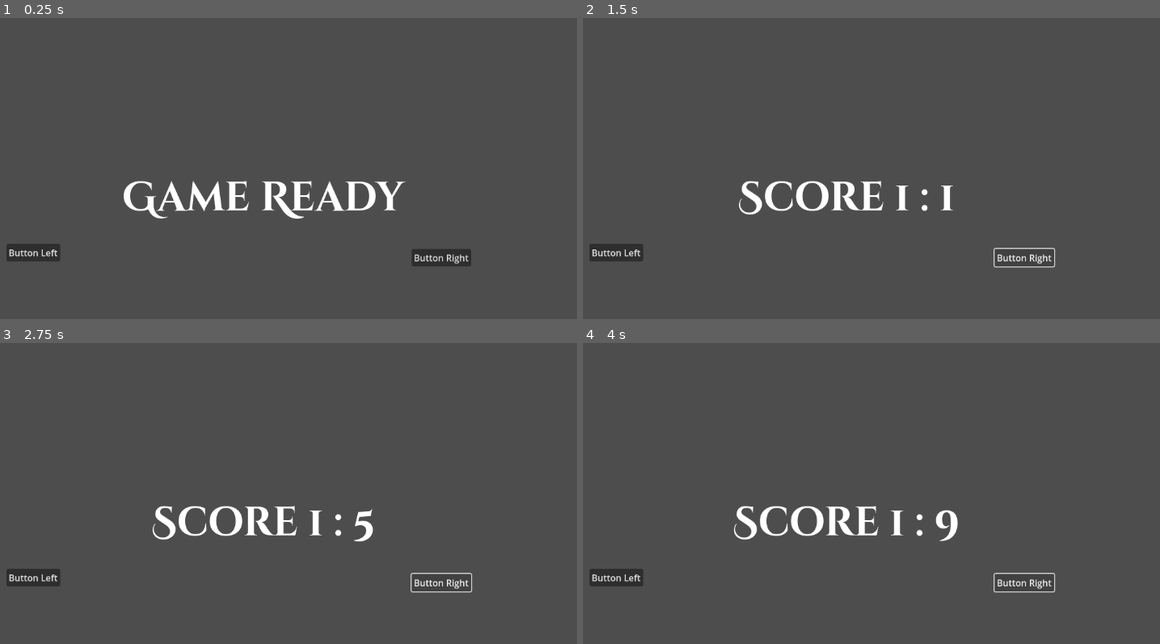
Above: before the commit, frames 1-4 (two rows, left to right).
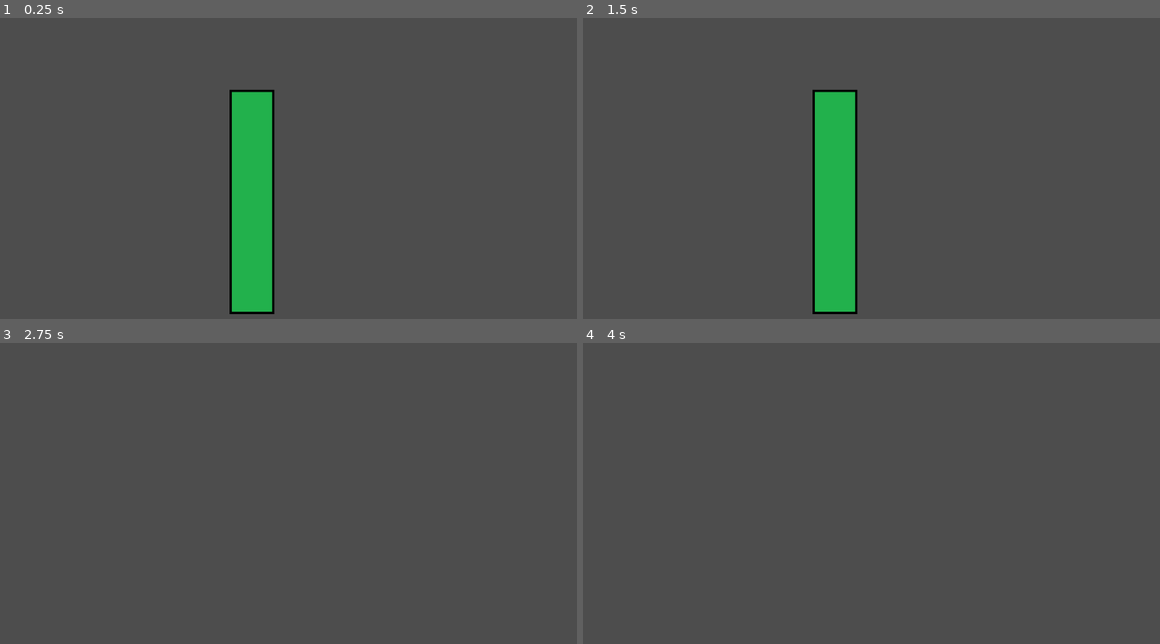
Above: after the commit, the same moments.

Repository: cf-whyte/pong-with-rainbow-trails
Game: Godot game, scene res://scenes/main.tscn
Same seed, same stepped clock (60 frames per second), same inputs: the game is played once before the commit and once after it.
Inputs (mouse positions are in pixels of both pictures, inside the frame that each line leads up to):
- Up to frame 1 (0.25 s): no input
- Up to frame 2 (1.5 s): click (617, 252) at 0.5 s, where only the run before the commit has a clickable "Button Left"; click (1021, 258) at 1.25 s, where only the run before the commit has a clickable "Button Right"
- Up to frame 3 (2.75 s): tap Enter (ui_accept) at 2, 2.1, 2.27, 2.57 s; hold Right (ui_right) from 2.03 s (still down)
- Up to frame 4 (4 s): tap Enter (ui_accept) at 2.85, 3.02, 3.32, 3.6 s; release Right (ui_right) at 3.53 s; hold Left (ui_left) from 3.53 s (still down)

The runs differ from the first frame. In frame 1, 8.5% of the frame differs, in the area x 1-82%, y 23-99%; in frame 2, 7.5%; in frame 3, 2.1%; in frame 4, 2.2%.

Commit message:
Made the paddle a hero platformer lol

Diff:
--- a/project.godot
+++ b/project.godot
@@ -14,3 +14,7 @@
 run/main_scene="res://scenes/main.tscn"
 config/features=PackedStringArray("4.3", "Forward Plus")
 config/icon="res://icon.svg"
+
+[rendering]
+
+textures/canvas_textures/default_texture_filter=0
--- a/scenes/main.tscn
+++ b/scenes/main.tscn
@@ -1,9 +1,13 @@
-[gd_scene load_steps=6 format=3 uid="uid://dvrs6lrrorulc"]
+[gd_scene load_steps=9 format=3 uid="uid://dvrs6lrrorulc"]
 
 [ext_resource type="Script" path="res://scripts/game_manager.gd" id="1_ilphx"]
 [ext_resource type="FontFile" uid="uid://do1mquvm2f7wo" path="res://assets/fonts/CinzelDecorative-Bold.ttf" id="2_7kso3"]
+[ext_resource type="PackedScene" uid="uid://er48f4sgnnyd" path="res://scenes/player.tscn" id="2_npha6"]
+[ext_resource type="Script" path="res://scripts/player.gd" id="2_qpr60"]
 [ext_resource type="Script" path="res://scripts/button_left.gd" id="3_qlkoj"]
 [ext_resource type="Script" path="res://scripts/button_right.gd" id="4_jdfdu"]
+
+[sub_resource type="WorldBoundaryShape2D" id="WorldBoundaryShape2D_lvtit"]
 
 [sub_resource type="LabelSettings" id="LabelSettings_47g8k"]
 font = ExtResource("2_7kso3")
@@ -14,6 +18,20 @@
 [node name="Game Manager" type="Node" parent="."]
 unique_name_in_owner = true
 script = ExtResource("1_ilphx")
+
+[node name="Camera2D" type="Camera2D" parent="."]
+position = Vector2(145, -80)
+zoom = Vector2(4, 4)
+
+[node name="Player" parent="." instance=ExtResource("2_npha6")]
+position = Vector2(144, -30)
+script = ExtResource("2_qpr60")
+
+[node name="StaticBody2D" type="StaticBody2D" parent="."]
+position = Vector2(144, -30)
+
+[node name="CollisionShape2D" type="CollisionShape2D" parent="StaticBody2D"]
+shape = SubResource("WorldBoundaryShape2D_lvtit")
 
 [node name="Label" type="Label" parent="."]
 offset_left = 300.0
--- /dev/null
+++ b/scenes/player.tscn
@@ -0,0 +1,33 @@
+[gd_scene load_steps=5 format=3 uid="uid://er48f4sgnnyd"]
+
+[ext_resource type="Texture2D" uid="uid://cfvyrtvtujx07" path="res://assets/sprites/paddle_sprites.png" id="1_p6q4t"]
+
+[sub_resource type="RectangleShape2D" id="RectangleShape2D_d8x1k"]
+size = Vector2(18, 98)
+
+[sub_resource type="AtlasTexture" id="AtlasTexture_b1hbq"]
+atlas = ExtResource("1_p6q4t")
+region = Rect2(0, 0, 20, 100)
+
+[sub_resource type="SpriteFrames" id="SpriteFrames_v0bt7"]
+animations = [{
+"frames": [{
+"duration": 1.0,
+"texture": SubResource("AtlasTexture_b1hbq")
+}],
+"loop": true,
+"name": &"default",
+"speed": 5.0
+}]
+
+[node name="Player" type="CharacterBody2D"]
+
+[node name="CollisionShape2D" type="CollisionShape2D" parent="."]
+position = Vector2(0, -50)
+shape = SubResource("RectangleShape2D_d8x1k")
+
+[node name="AnimatedSprite2D" type="AnimatedSprite2D" parent="."]
+position = Vector2(0, -50)
+sprite_frames = SubResource("SpriteFrames_v0bt7")
+autoplay = "default"
+frame_progress = 0.804185
--- a/scripts/game_manager.gd
+++ b/scripts/game_manager.gd
@@ -13,15 +13,15 @@
 	score_right += 1
 	check_winners()
 
+signal winner_found(msg: String)
+
 func check_winners() -> void:
 	var label_title = $"../Label"
-	if score_left == 10 && score_right == 10:
-		label_title.text = "Everyone wins!"
-	elif score_left == 10:
-		label_title.text == "Left wins!"
+	if score_left == 10:
+		winner_found.emit("Left wins!")
 		reset_game(true)
 	elif score_right == 10:
-		label_title.text = "Right wins!"
+		winner_found.emit("Right wins!")
 		reset_game(false)
 	else:
 		label_title.text = "Score " + str(score_left) + " : " + str(score_right)
@@ -34,11 +34,23 @@
 	else:
 		$"../Label".text = "Right Wins!"
 
-
-# Called when the node enters the scene tree for the first time.
-func _ready() -> void:
-	$"../Label".text = "Game Ready"
+func update_title(msg) -> void:
+	$"../Label".text = msg
 
 # Called every frame. 'delta' is the elapsed time since the previous frame.
 func _process(delta: float) -> void:
 	pass
+
+
+var chance := 0.2
+var change_pct : int :
+	get:
+		return chance * 100
+	set(value):
+		chance = float(value) / 100.0
+
+func _ready() -> void:
+	winner_found.connect(update_title)
+	print(change_pct)
+	chance += 0.4
+	print(change_pct)
--- /dev/null
+++ b/scripts/player.gd
@@ -0,0 +1,25 @@
+extends CharacterBody2D
+
+
+const SPEED = 300.0
+const JUMP_VELOCITY = -400.0
+
+
+func _physics_process(delta: float) -> void:
+	# Add the gravity.
+	if not is_on_floor():
+		velocity += get_gravity() * delta
+
+	# Handle jump.
+	if Input.is_action_just_pressed("ui_accept") and is_on_floor():
+		velocity.y = JUMP_VELOCITY
+
+	# Get the input direction and handle the movement/deceleration.
+	# As good practice, you should replace UI actions with custom gameplay actions.
+	var direction := Input.get_axis("ui_left", "ui_right")
+	if direction:
+		velocity.x = direction * SPEED
+	else:
+		velocity.x = move_toward(velocity.x, 0, SPEED)
+
+	move_and_slide()
Binary file added: assets/sprites/paddle_sprites.png
Not shown, added: assets/sprites/paddle_sprites.png.import
